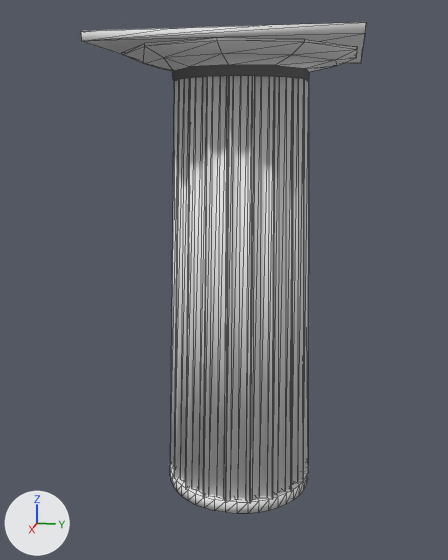
An edit to the OBJ model tiled/models/colmn.obj, drawn before and after from the same camera.
The view is the same before and after, from a 50 mm lens placed at (3.24, -0.03, 1.66), pointed at (0.52, -0.57, 0.98). Lighting does not change. The marker at lower left points along +X, +Y and +Z. Mesh edges are drawn as thin lines. Materials are left out; every surface is plain grey. Where no turn or scale is listed for an object, it has been applied to the vertices.

The first picture shows 'colmn'.
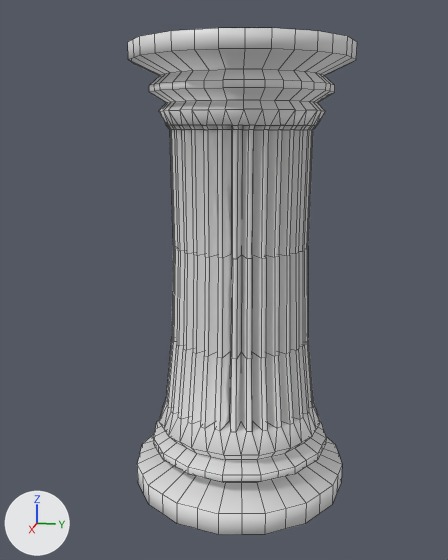
The change, as a diff of the scene's bpy script:
```diff
--- a/tiled/models/colmn.obj.py
+++ b/tiled/models/colmn.obj.py
@@ me_colmn @@
 # used by ob_colmn; location = (0.0, 0.0, 0.0)
-me_colmn.from_pydata(...)  # 658 vertices, 1303 faces; spans x 0.0..1.0, y -1.0..0.0, z 0.0..2.0
+me_colmn.from_pydata(...)  # 928 vertices, 898 faces; spans x 0.0..1.0, y -1.0..0.0, z 0.0..2.0
+# me_colmn part 1: the loose piece of 240 vertices spanning x 0.16..0.84, y -0.84..-0.16, z 0.05..1.86 is rebuilt with 928 vertices and now spans x 0.0..1.0, y -1.0..0.0, z 0.0..2.0
+# me_colmn part 2: the loose piece of 89 vertices spanning x 0.16..0.84, y -0.84..-0.16, z 0.0..0.06 is deleted
+# me_colmn part 3: the loose piece of 29 vertices spanning x 0.0..1.0, y -1.0..0.0, z 1.97..2.0 is deleted
+# me_colmn part 4
+# 300 vertices are removed from x 0.0..1.0, y -0.98..-0.02, z 1.86..1.97
+# 600 faces are deleted
```

Location of each change, (x1, y1, x2, y2) in pixels of the pictures (448 x 560 px):
'colmn', reshaped (20% narrower): before (81, 22, 366, 513); after (128, 28, 357, 535)
part 1 of me_colmn, rebuilt (64% wider, 19% taller): before (170, 75, 309, 502); after (128, 28, 357, 535)
part 2 of me_colmn, deleted: before (170, 463, 309, 513)
part 3 of me_colmn, deleted: before (81, 22, 366, 64)
part 4 of me_colmn, deleted: before (122, 38, 357, 80)
